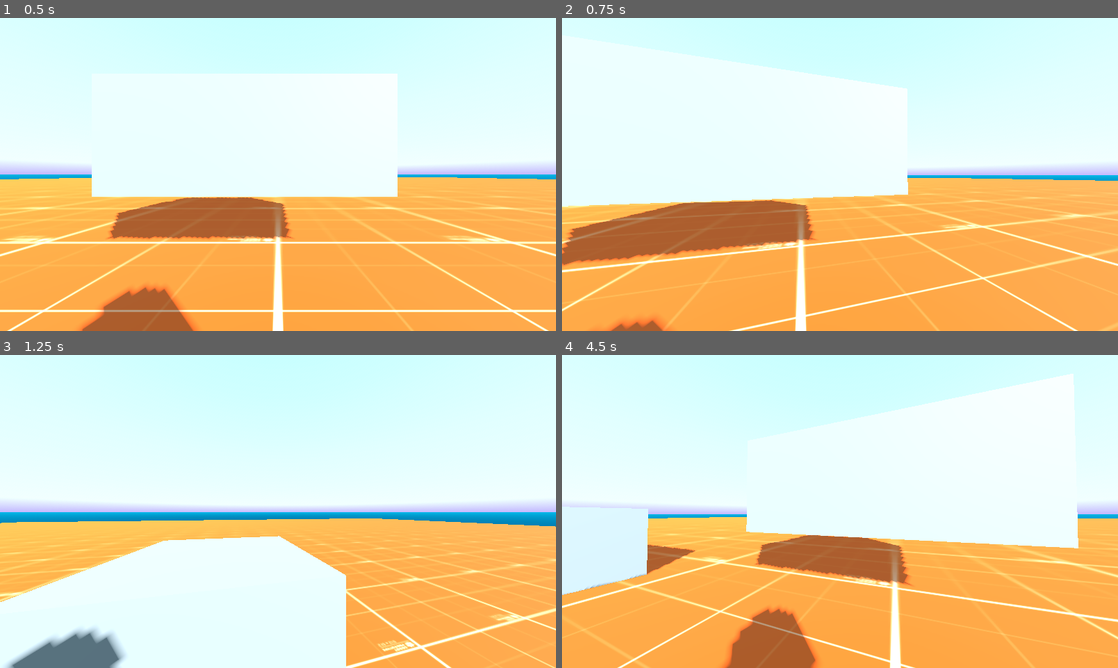
Above: before the commit, frames 1-4 (two rows, left to right).
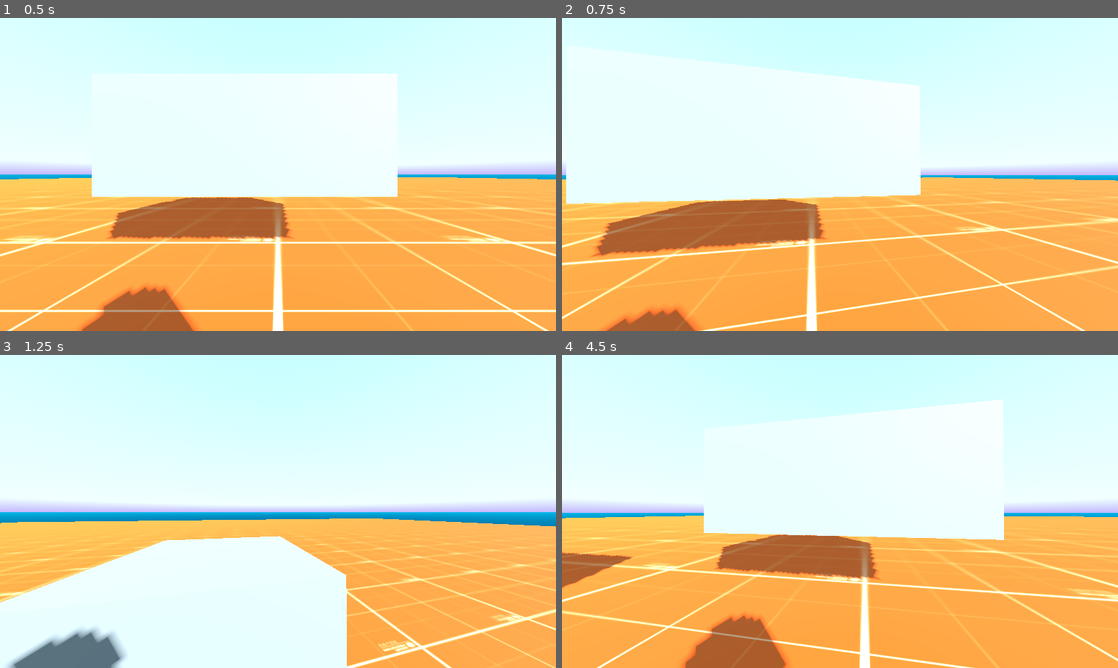
Above: after the commit, the same moments.

Repository: init-Sense/octant
Game: Godot game, scene res://scenes/octagon.tscn
The game is run twice, just before and just after one commit, with the same random seed, the same clock (stepped at 60 frames per second) and the same inputs. A sky picture missing from this copy of the repository is replaced by a grey-blue gradient.
Inputs (mouse positions are in pixels of both pictures, inside the frame that each line leads up to):
- Up to frame 1 (0.5 s): no input
- Up to frame 2 (0.75 s): tap Enter at 0.5 s; move the mouse to (867, 174) at 0.52 s; hold Q (debug_crouch_up) from 0.53 s (still down); tap Shift (sprint) at 0.6 s
- Up to frame 3 (1.25 s): keep holding Q (debug_crouch_up); tap Space (jump) at 0.77 s
- Up to frame 4 (4.5 s): keep holding Q (debug_crouch_up); move the mouse to (812, 511) at 1.27 s; tap Shift (sprint) every 0.75 s from 1.35 to 4.35 s; tap Space (jump) at 1.52, 3.02, 3.77 s; move the mouse to (851, 505) at 2.02 s; move the mouse to (834, 517) at 2.77 s; move the mouse to (878, 514) at 3.52 s; move the mouse to (795, 508) at 4.27 s

Frame 1 is identical in both runs. In frame 2, 8.8% of the frame differs, in the area x 0-100%, y 12-100%; in frame 3, 0.7%; in frame 4, 18%, in the area x 0-100%, y 6-100%.

Commit message:
feat: Smoothness added to the camera movement

Diff:
--- a/scripts/player/camera.gd
+++ b/scripts/player/camera.gd
@@ -6,16 +6,21 @@
 @export var mouse_sensitivity_x: float = 0.1
 @export var mouse_sensitivity_y: float = 0.002
 @export var invert_y: bool = false
+@export var smoothness: float = 0.1
 
 var rotation_x: float = 0
+var target_rotation: Vector3
 #endregion
 
 
 #region LIFECYCLE
 func _ready():
 	Input.set_mouse_mode(Input.MOUSE_MODE_CAPTURED)
+	target_rotation = rotation
+#endregion
 
 
+#region INPUT
 func _input(event):
 	if event is InputEventMouseMotion:
 		handle_mouse_movement(event)
@@ -23,10 +28,10 @@
 
 
 #region MOVEMENT
-func handle_mouse_movement(event : InputEventMouseMotion):
+func handle_mouse_movement(event: InputEventMouseMotion):
 	var mouse_motion = event.relative
 
-	rotate_y(deg_to_rad(-mouse_motion.x * mouse_sensitivity_x))
+	target_rotation.y -= deg_to_rad(mouse_motion.x * mouse_sensitivity_x)
 
 	var change = -mouse_motion.y * mouse_sensitivity_y
 	if invert_y:
@@ -34,7 +39,14 @@
 	rotation_x += change
 	rotation_x = clamp(rotation_x, deg_to_rad(-90), deg_to_rad(90))
 
-	rotation.x = rotation_x
+	target_rotation.x = rotation_x
+#endregion
+
+
+#region PROCESS
+func _process(delta):
+	rotation.y = lerp_angle(rotation.y, target_rotation.y, smoothness)
+	rotation.x = lerp(rotation.x, target_rotation.x, smoothness)
 #endregion
 
 
@@ -42,9 +54,9 @@
 func get_camera_rotation() -> Vector3:
 	return rotation
 
-
 func set_camera_rotation(new_rotation: Vector3):
 	rotation = new_rotation
+	target_rotation = new_rotation
 	rotation_x = rotation.x
 #endregion
 
--- a/scripts/player/head_bob.gd
+++ b/scripts/player/head_bob.gd
@@ -1,5 +1,4 @@
 extends Node
-
 
 #region NODES
 @onready var player: CharacterBody3D = $"../.."
@@ -7,7 +6,6 @@
 @onready var direction: PlayerMovement3D = %Direction
 @onready var jump: PlayerJump3D = %Jump
 #endregion
-
 
 #region VARIABLES
 const DEFAULT_AMPLITUDE: float = 0.05
@@ -110,7 +108,6 @@
 	var height_factor = clamp(jump_height / MAX_IMPACT_HEIGHT, 0, 1)
 	current_landing_impact_amplitude = lerp(BASE_LANDING_IMPACT_AMPLITUDE, MAX_LANDING_IMPACT_AMPLITUDE, height_factor)
 
-
 func apply_landing_impact(delta: float) -> void:
 	landing_impact_time += delta
 	var impact_progress = landing_impact_time / LANDING_IMPACT_DURATION
